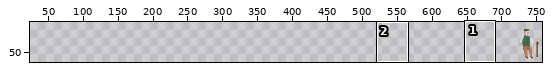
File history of a sprite sheet, TakeABreak_Unity/Assets/Sprites/Jugador/Jugador_sentandose.png. Above: a wide view before the commit, with the close-up outlined.
Close-up. The starting point:
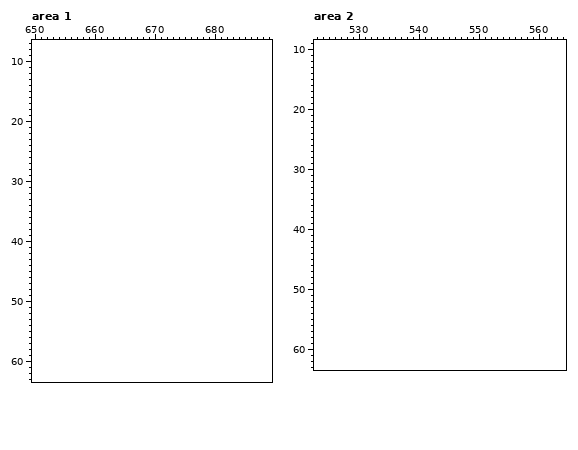
The file is 64x64 pixels. Colours within 5 levels of each other are drawn and written as one. Shown: area 1: x 650..689, y 7..63; area 2: x 523..564, y 9..63. The old version is drawn lined up with the new one, on the new canvas. The wide view leaves out empty margins. The commit also changed other parts of the picture, which this record leaves out.
And afterwards:
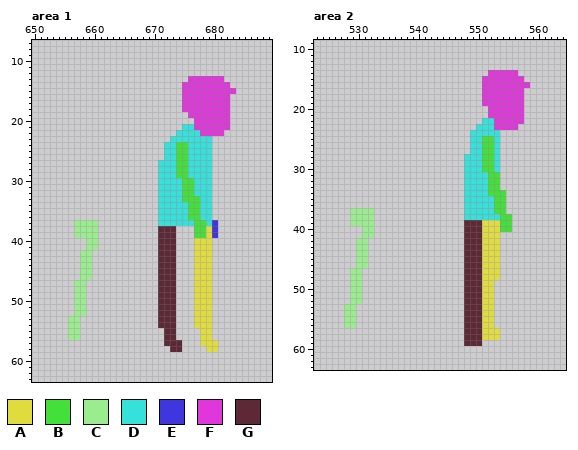
Palette (. is transparent): A #e1dc3e  B #44e03a  C #9aed8f  D #36e0db  E #4036e0  F #e036db  G #5f2836
Diff:
canvas 64x64 -> 768x64, the old top-left corner now at 704,2 (the part of the old canvas that was cut away was empty and is not shown)
Changed rows in their new state; - is an unchanged pixel.
Area 1:
first column x 656:
13 --------------------FFFFFF--
14 -------------------FFFFFFFF-
15 -------------------FFFFFFFFF
16 -------------------FFFFFFFF-
17 -------------------FFFFFFFF-
18 -------------------FFFFFFFF-
19 --------------------FFFFFFF-
20 ---------------------FFFFFF-
21 -------------------DDFFFFFF-
22 ------------------DDDDFFFF--
23 -----------------DDDDDDD----
24 ----------------DDBBDDDD----
25 ----------------DDBBDDDD----
26 ----------------DDBBDDDD----
27 ---------------DDDBBDDDD----
28 ---------------DDDBBDDDD----
29 ---------------DDDBBDDDD----
30 ---------------DDDDBBDDD----
31 ---------------DDDDBBDDD----
32 ---------------DDDDBBDDD----
33 ---------------DDDDBBBDD----
34 ---------------DDDDDBBDD----
35 ---------------DDDDDBBDD----
36 ---------------DDDDDBBDD----
37 -CCCC----------DDDDDDBBDE---
38 -CCCC----------GGG---BBAE---
39 -CCCC----------GGG---BBAE---
40 ---CC----------GGG---AAA----
41 ---CC----------GGG---AAA----
42 --CC-----------GGG---AAA----
43 --CC-----------GGG---AAA----
44 --CC-----------GGG---AAA----
45 --CC-----------GGG---AAA----
46 --CC-----------GGG---AAA----
47 -CC------------GGG---AAA----
48 -CC------------GGG---AAA----
49 -CC------------GGG---AAA----
50 -CC------------GGG---AAA----
51 -CC------------GGG---AAA----
52 -CC------------GGG---AAA----
53 CC-------------GGG---AAA----
54 CC-------------GGG---AAA----
55 CC--------------GG----AA----
56 CC--------------GG----AA----
57 ----------------GGG---AAA---
58 -----------------GG----AA---
Area 2:
first column x 528:
14 ------------------------FFFFF--
15 -----------------------FFFFFFF-
16 -----------------------FFFFFFFF
17 -----------------------FFFFFFF-
18 -----------------------FFFFFFF-
19 -----------------------FFFFFFF-
20 ------------------------FFFFFF-
21 ------------------------FFFFFF-
22 -----------------------DDFFFFF-
23 ----------------------DDDFFFF--
24 ---------------------DDDDD-----
25 ---------------------DDBBD-----
26 ---------------------DDBBD-----
27 ---------------------DDBBD-----
28 --------------------DDDBBD-----
29 --------------------DDDBBD-----
30 --------------------DDDBBD-----
31 --------------------DDDDBB-----
32 --------------------DDDDBB-----
33 --------------------DDDDBB-----
34 --------------------DDDDBBB----
35 --------------------DDDDDBB----
36 --------------------DDDDDBB----
37 -CCCC---------------DDDDDBB----
38 -CCCC---------------DDDDDDBB---
39 -CCCC---------------GGGAAABB---
40 ---CC---------------GGGAAABB---
41 ---CC---------------GGGAAA-----
42 --CC----------------GGGAAA-----
43 --CC----------------GGGAAA-----
44 --CC----------------GGGAAA-----
45 --CC----------------GGGAAA-----
46 --CC----------------GGGAAA-----
47 -CC-----------------GGGAAA-----
48 -CC-----------------GGGAAA-----
49 -CC-----------------GGGAA------
50 -CC-----------------GGGAA------
51 -CC-----------------GGGAA------
52 -CC-----------------GGGAA------
53 CC------------------GGGAA------
54 CC------------------GGGAA------
55 CC------------------GGGAA------
56 CC------------------GGGAA------
57 --------------------GGGAAA-----
58 --------------------GGGAAA-----
59 --------------------GGG--------
